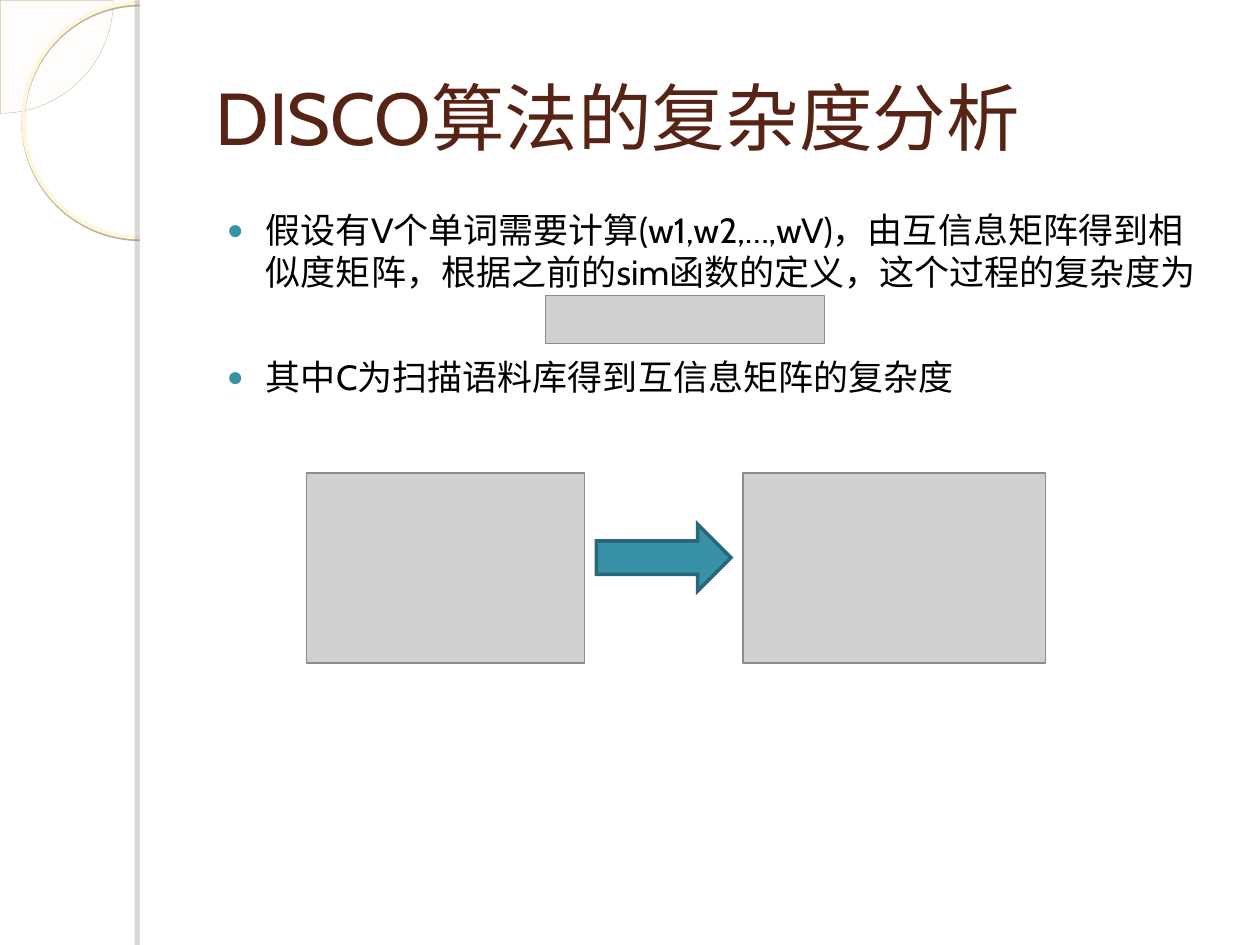
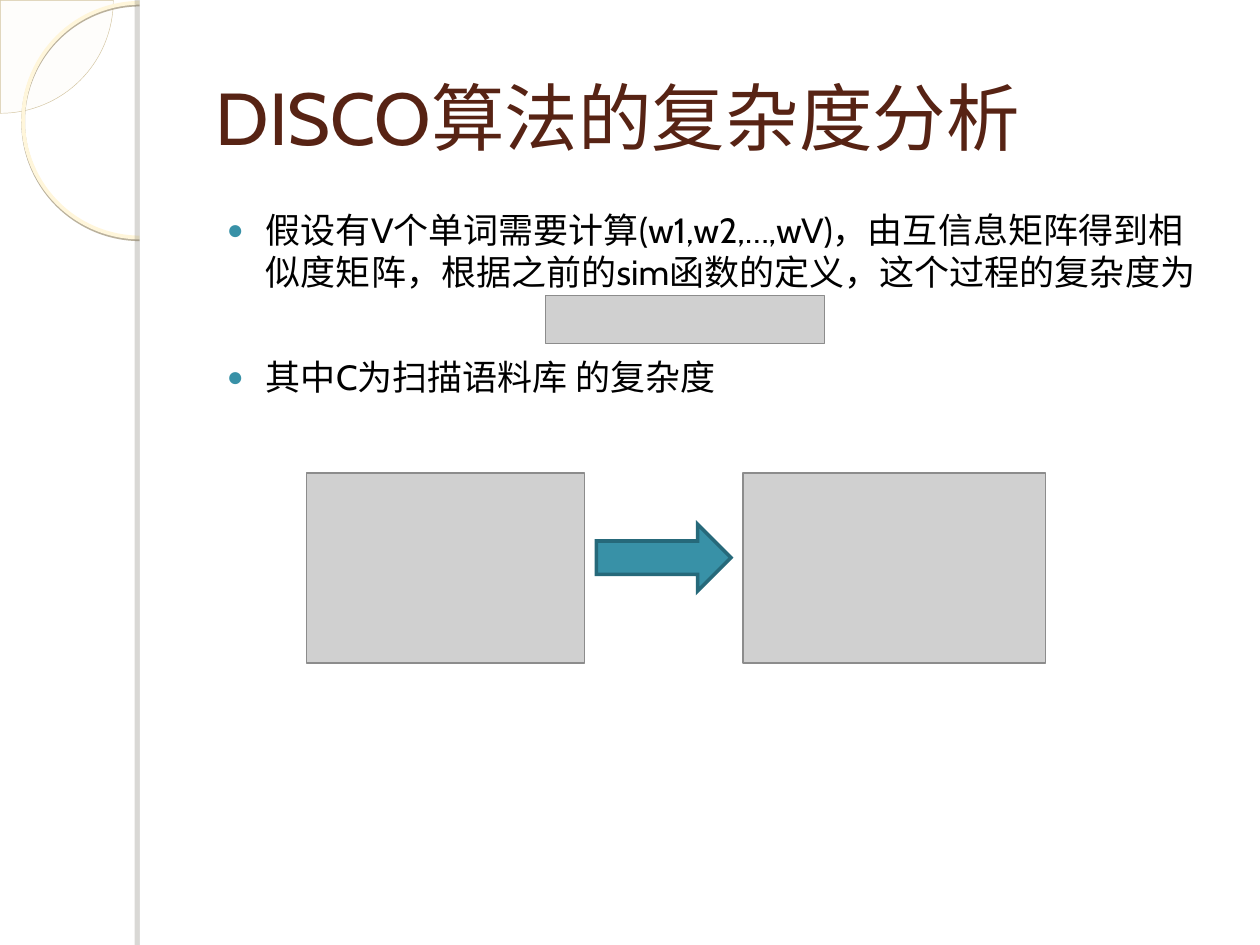
Before and after one commit to WangJunqiao/Tech-Study, a slide deck: slide 15 of 答辩.ppt. Drawn at 1260x945 pixels with LibreOffice and Linux fonts; fonts in the diff are those of the drawing; grey boxes stand for pictures; background and template pictures are left out. Boxes give left, top, right and bottom in pixels: in the first picture for what was removed or moved away, otherwise in the second. Text is boxed around its words. In the diff, an @@ line names an element or a change of style, - is before the commit and + after.

```diff
--- a/答辩.ppt
+++ b/答辩.ppt
@@ text at <box>266,360,716,393</box>: text changed @@
-● 其中C为扫描语料库得到互信息矩阵的复杂度
+● 其中C为扫描语料库 的复杂度
```
Also in this commit, not shown: 5 other slides changed.
